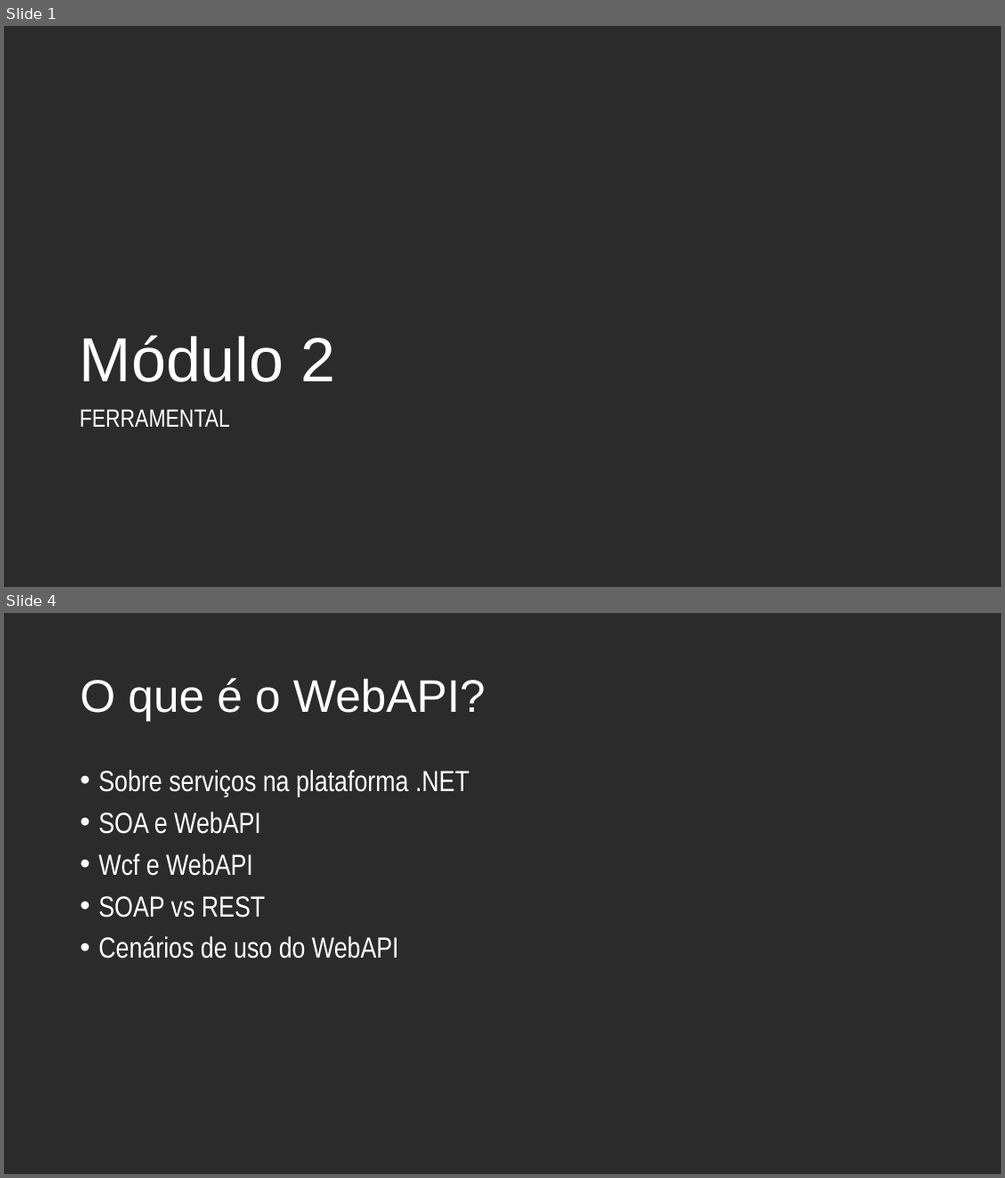
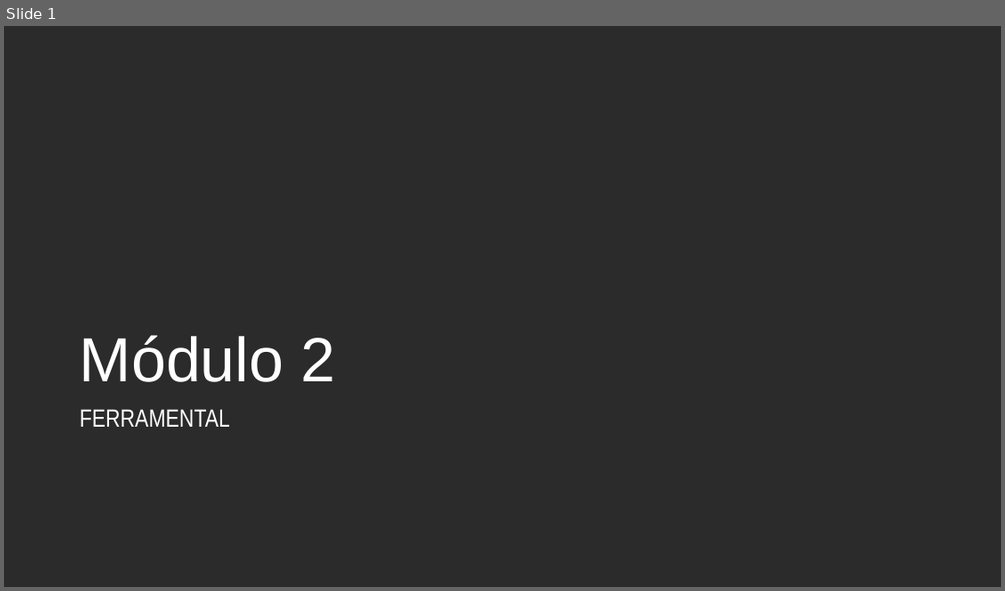
Before and after one commit to andrebaltieri/5485, a slide deck: ppts/Modulo 2/5485 - M02A01.pptx. Shown one above the other, each under a label of ours: slides 1 and 4 before the commit, slide 1 after it; the slides between them are not shown. The pictures are 1005x1178 and 1005x591 pixels, drawn with LibreOffice and Linux fonts; fonts in the diff are those of the drawing; background and template pictures are left out; a plain dark background stands for a picture behind light text. Boxes give left, top, right and bottom in pixels: in the first picture for what was removed or moved away, otherwise in the second. Text is boxed around its words. In the diff, an @@ line names an element or a change of style, - is before the commit and + after.

```diff
--- a/ppts/Modulo 2/5485 - M02A01.pptx
+++ b/ppts/Modulo 2/5485 - M02A01.pptx
@@ slide 4 removed at (x1=4, y1=613, x2=1001, y2=1174), background picture (left out) @@
@@ title removed at (x1=80, y1=678, x2=485, y2=721) @@
-O que é o WebAPI?
@@ text removed at (x1=98, y1=770, x2=469, y2=958) @@
-• Sobre serviços na plataforma .NET
-• SOA e WebAPI
-• Wcf e WebAPI
-• SOAP vs REST
-• Cenários de uso do WebAPI
```
Also in this commit, not shown: 3 slides changed, 16 slides added, 2 other slides removed, 4 other files.
